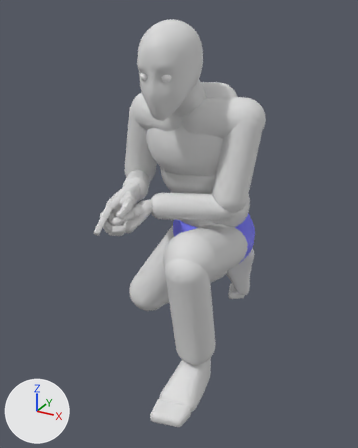
One commit to the FBX model ContentSources/Blender/ExportedFbx/SkeletalMesh/Als/Anim/A_Als_PistolTwoHanded_Poses.fbx: the scene before it, then after it.
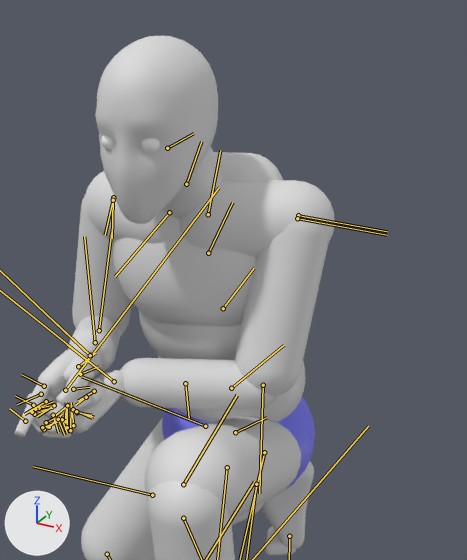
Each version is shown whole from a camera (50 mm lens) standing at (0.777, -1.499, 1.258) and looking at (-0.035, -0.022, 0.519), then close up on the part from 24% to 94% of the width and 0% to 67% of the height. The lights are fixed; the arrows at lower left show +X, +Y and +Z. Both versions are drawn at frame 9 of the action 'Scene'; the numbers are the values there. The bones that bend it are drawn over the model as lines in the close-ups.

In view in the first close-up: 'SKM_Als'.
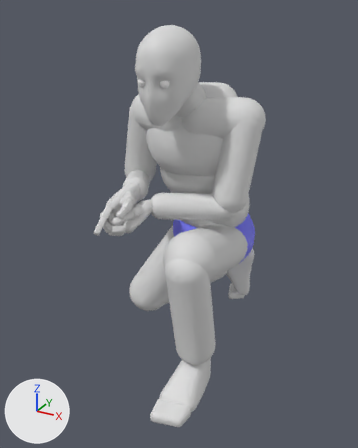
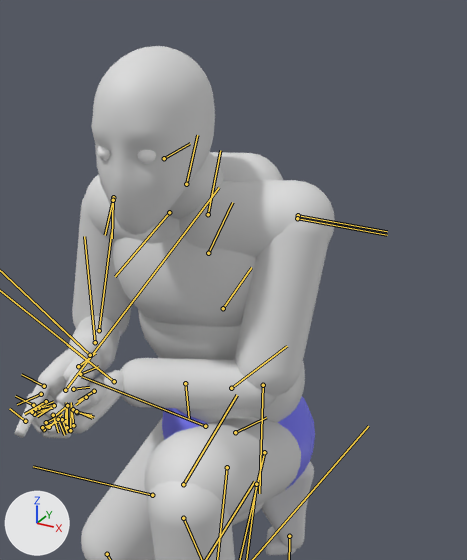
Pixel boxes [x1, y1, x2, y2] of what changed, in the close-ups (467 x 560 px):
'SKM_Als', posed
    before: [15, 35, 335, 560]
    after: [15, 46, 335, 560]
bone 'spine_01', root to tip
    before: (231, 388) to (284, 345)
    after: (231, 388) to (287, 346)
bone 'spine_02', root to tip
    before: (223, 308) to (254, 268)
    after: (223, 308) to (251, 267)
bone 'neck_01', root to tip
    before: (186, 184) to (201, 141)
    after: (186, 184) to (197, 135)
bone 'head', root to tip
    before: (167, 148) to (193, 133)
    after: (164, 158) to (190, 143)

The edits, one by one:
Bone 'spine_01' (bone_spine_01) turns from (7, 5, -14) to (5, 5, -14) degrees about its own x, y and z.
Bone 'spine_02' (bone_spine_02) turns from (8, 0, -15) to (13, 0, -15) degrees about its own x, y and z.
Bone 'spine_03' (bone_spine_03) turns from (8, 3, -7) to (5, 2, -7) degrees about its own x, y and z.
Bone 'neck_01' (bone_neck_01) turns from (0, -2, 8) to (0, -2, -4) degrees about its own x, y and z.
Bone 'head' (bone_head) turns from (-2, 4, 22) to (-2, 4, 34) degrees about its own x, y and z.
